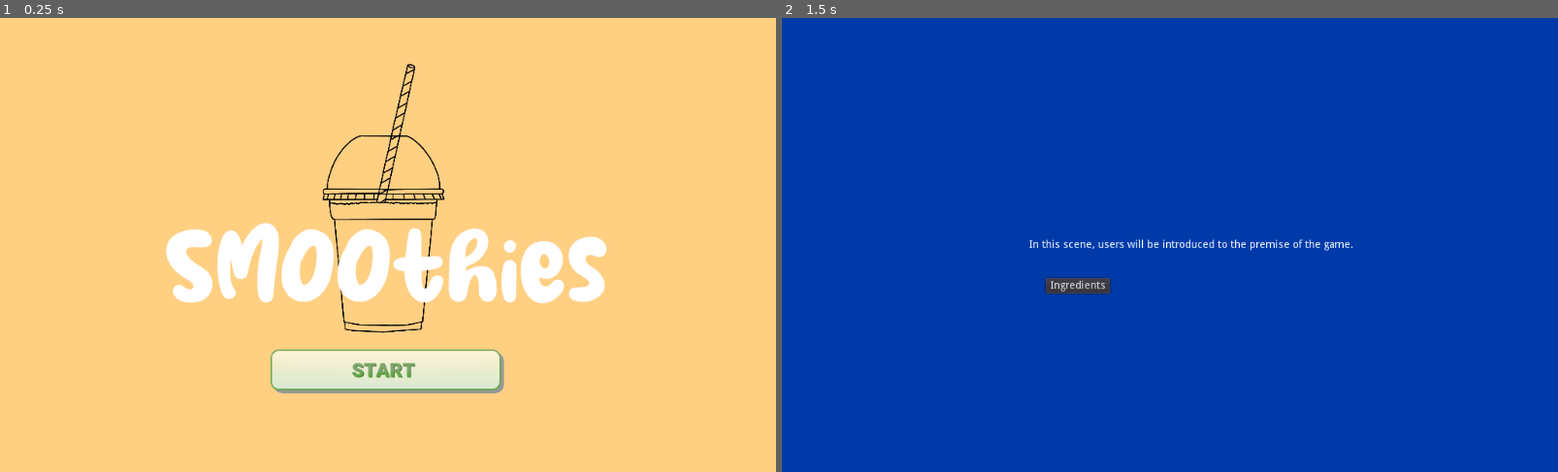
Above: before the commit, frames 1-2 (left to right).
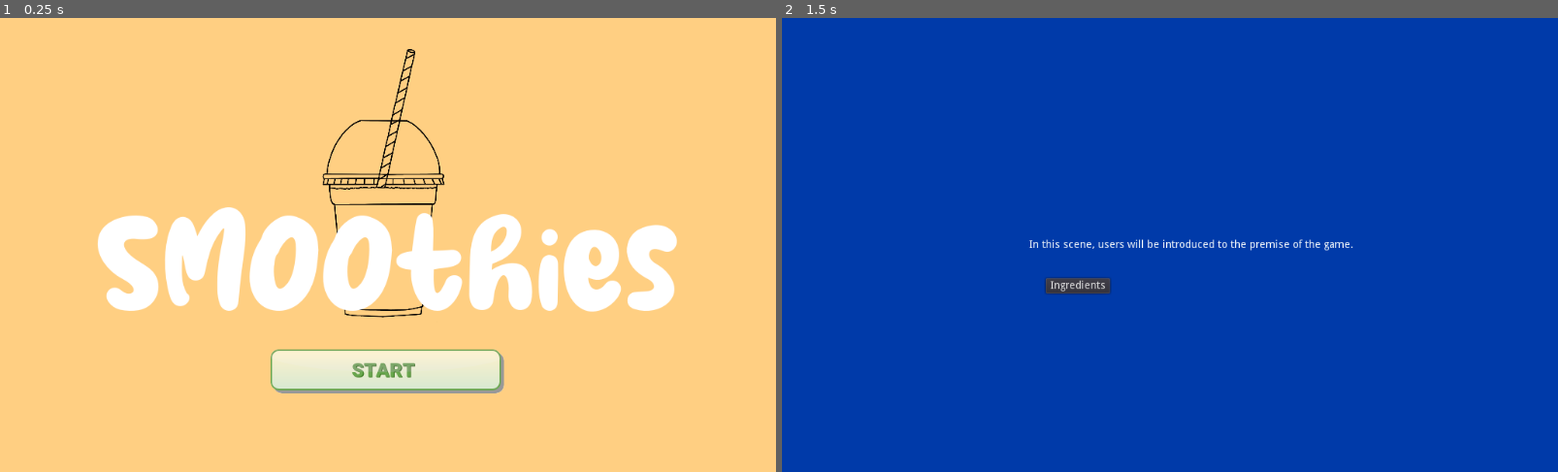
Above: after the commit, the same moments.

Repository: thepriscillawang/SMOOthies
Game: Godot game, scene res://Scenes/Main.tscn
Two runs of this game, one before a commit and one after it. Both use one fixed random seed, a clock stepped at 60 frames per second and the inputs below.
Inputs (mouse positions are in pixels of both pictures, inside the frame that each line leads up to):
- Up to frame 1 (0.25 s): no input
- Up to frame 2 (1.5 s): click (1170, 372) at 0.5 s; click (1170, 372) at 1.25 s

The runs differ from the first frame. In frame 1, 8.9% of the frame differs, in the area x 12-88%, y 6-70%; in frame 2, nothing differs.

Commit message:
Update Main.tscn

Diff:
--- a/src/SMOOthies/Scenes/Main.tscn
+++ b/src/SMOOthies/Scenes/Main.tscn
@@ -8,7 +8,7 @@
 [ext_resource path="res://images/cups.png" type="Texture" id=6]
 
 [sub_resource type="DynamicFont" id=1]
-size = 128
+size = 168
 outline_color = Color( 0, 0, 0, 1 )
 font_data = ExtResource( 3 )
 
@@ -25,17 +25,17 @@
 
 [node name="Sprite" type="Sprite" parent="Welcome"]
 texture = ExtResource( 6 )
-offset = Vector2( 512, 240 )
+offset = Vector2( 512, 220 )
 
 [node name="Label" type="Label" parent="Welcome"]
 anchor_left = 0.5
 anchor_top = 0.5
 anchor_right = 0.5
 anchor_bottom = 0.5
-margin_left = -335.0
-margin_top = -38.0
-margin_right = 332.0
-margin_bottom = 117.0
+margin_left = -386.0
+margin_top = -51.0
+margin_right = 385.0
+margin_bottom = 130.0
 custom_fonts/font = SubResource( 1 )
 text = "SMOOthies"
 align = 1
